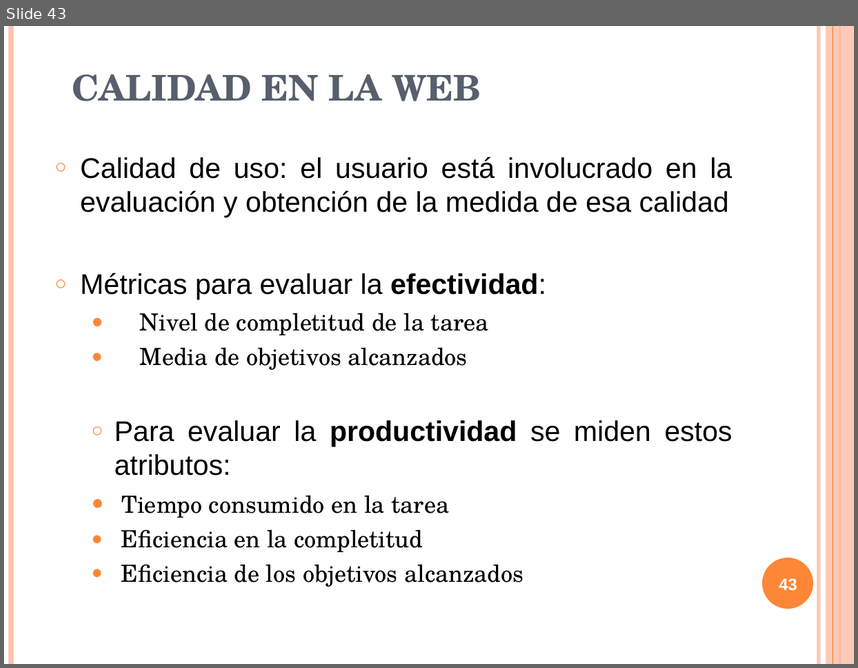
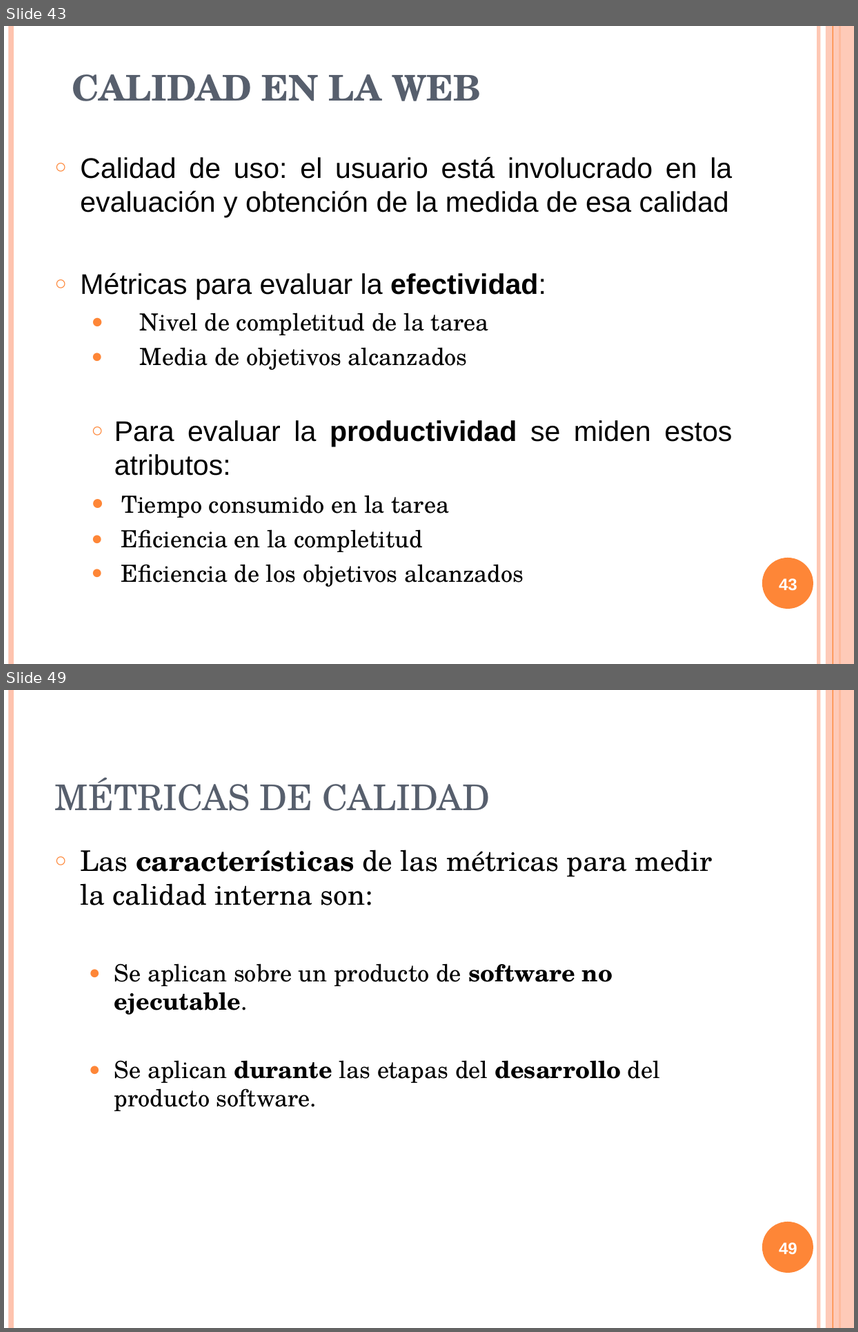
Before and after one commit to txedo/isi-auditoria, a slide deck: calidad/Trabajo/presentacion/presentacionCalidad.ppt. Shown one above the other, each under a label of ours: slide 43 before the commit, slides 43 and 49 after it; the slides between them are not shown. The pictures are 858x668 and 858x1332 pixels, drawn with LibreOffice and Linux fonts; fonts in the diff are those of the drawing. Boxes give left, top, right and bottom in pixels: in the first picture for what was removed or moved away, otherwise in the second. Text is boxed around its words. In the diff, an @@ line names an element or a change of style, - is before the commit and + after.

```diff
--- a/calidad/Trabajo/presentacion/presentacionCalidad.ppt
+++ b/calidad/Trabajo/presentacion/presentacionCalidad.ppt
@@ slide 49 added at bbox=[4, 690, 854, 1328], background #FFFFFF; not listed: 6 template elements that a slide beside it also shows @@
@@ title added at bbox=[55, 777, 490, 811], 30 pt, text #575F6D @@
+MÉTRICAS DE CALIDAD
@@ text added at bbox=[80, 849, 713, 1111], 20 pt, text #000000 @@
+○ Las características de las métricas para medir la calidad interna son:
+  ● Se aplican sobre un producto de software no ejecutable.
+  ● Se aplican durante las etapas del desarrollo del producto software.
@@ page number added at bbox=[779, 1242, 797, 1254], 14 pt, text #FFFFFF, bold @@
+49
```
Also in this commit, not shown: 9 slides changed, 20 other slides added, 1 other file.
